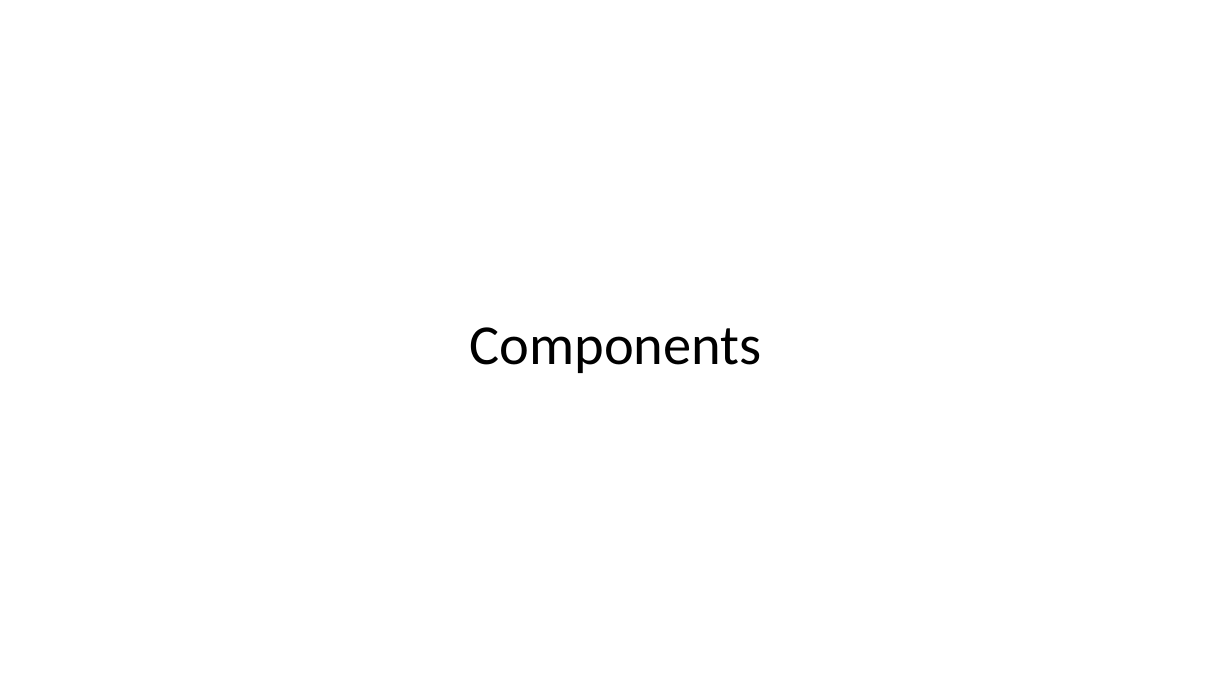
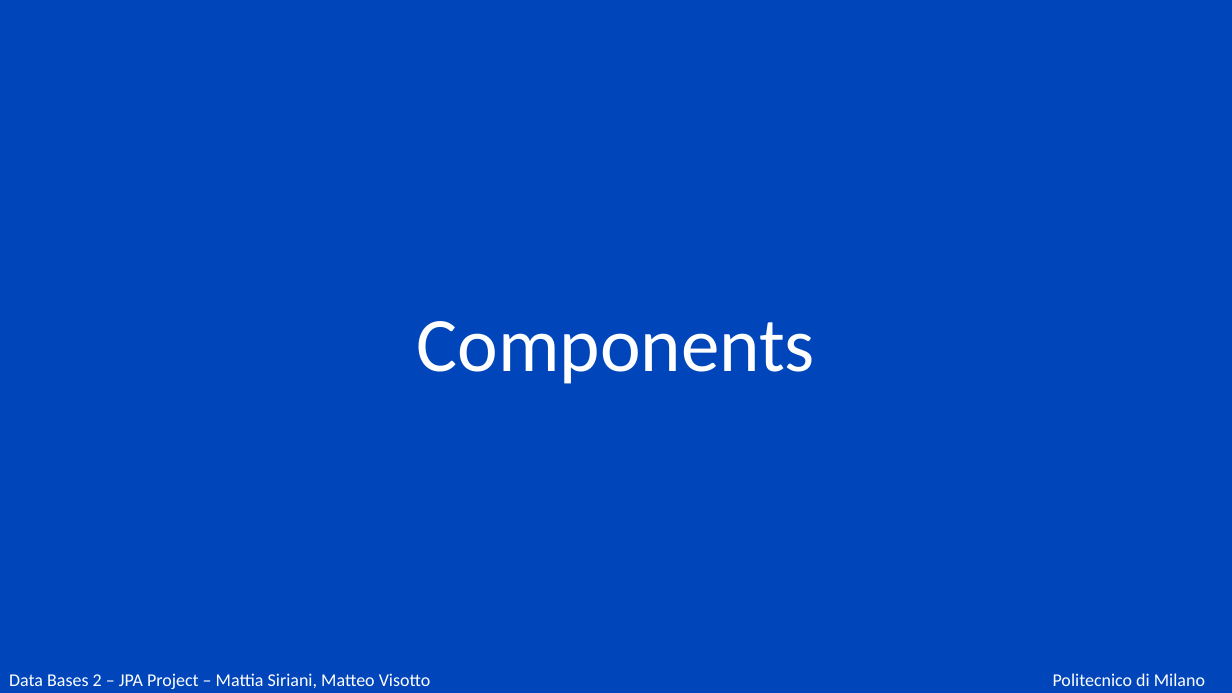
Before and after one commit to matteovisotto/DB2-SirianiVisotto, a slide deck: slide 79 of Documentation.pptx (slide 80 before the commit). Drawn at 1232x693 pixels with LibreOffice and Linux fonts; fonts in the diff are those of the drawing. Boxes give left, top, right and bottom in pixels: in the first picture for what was removed or moved away, otherwise in the second. Text is boxed around its words. In the diff, an @@ line names an element or a change of style, - is before the commit and + after.

```diff
--- a/Documentation.pptx
+++ b/Documentation.pptx
@@ rectangle added at [0,0,1232,97], fill #0046BA @@
@@ rectangle added at [0,0,1232,669], fill #0046BA @@
@@ title "Components": place and size @@
-title "Components" at [470,327,762,373]
+title "Components" at [417,321,815,384]
@@ title "Components" at [417,321,815,384]: size 44 to 60 pt, text colour #000000 to #FFFFFF; vertical alignment middle to bottom @@
@@ text added at [9,673,431,689], 14 pt, text #FFFFFF @@
+Data Bases 2 – JPA Project – Mattia Siriani, Matteo Visotto
@@ text added at [1053,673,1205,686], 14 pt, text #FFFFFF @@
+Politecnico di Milano
```
Also in this commit, not shown: 83 other slides changed, 5 slides added, 6 slides removed.
